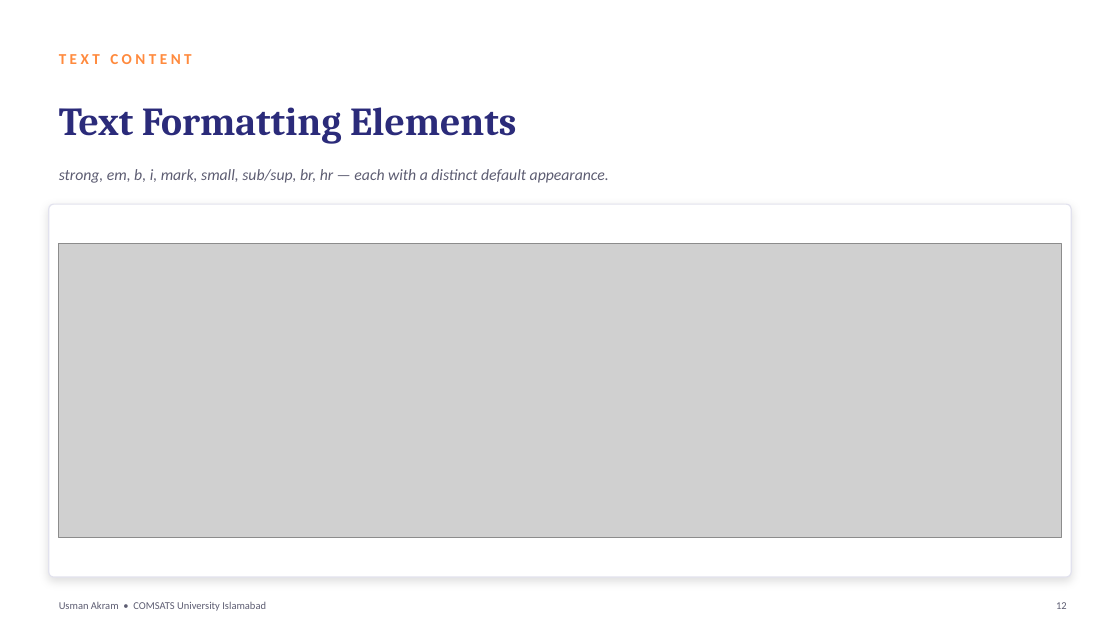
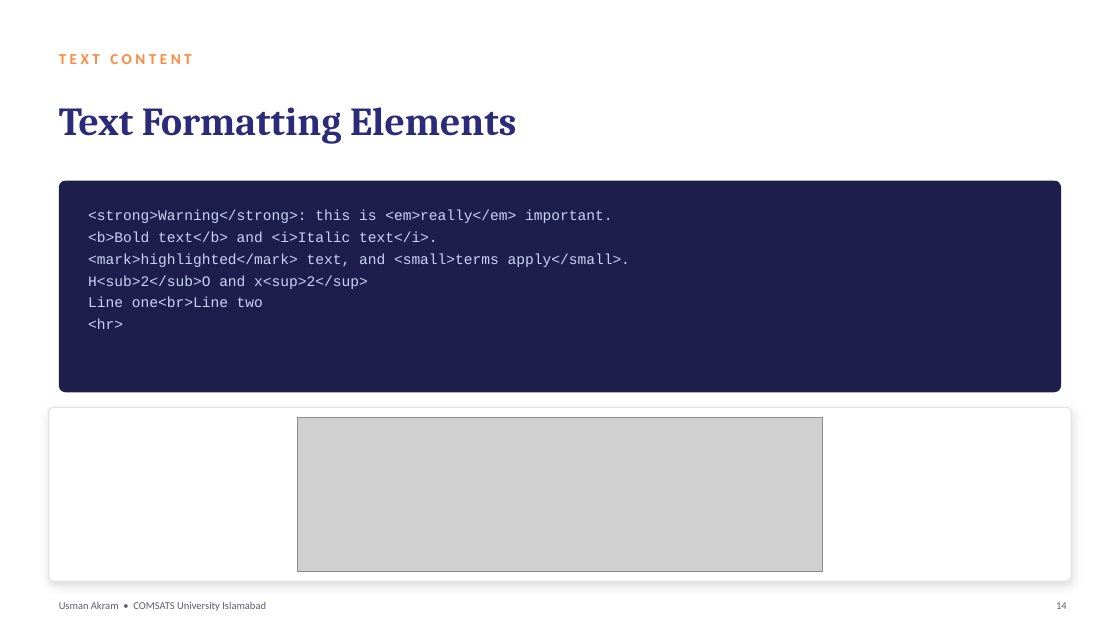
Before and after one commit to mua22/mern-web-book, a slide deck: slide 14 of slides/CSC336-Lecture-03-HTML-and-HTML5-Fundamentals.pptx (slide 12 before the commit). Drawn at 1120x630 pixels with LibreOffice and Linux fonts; fonts in the diff are those of the drawing; grey boxes stand for pictures. Boxes give left, top, right and bottom in pixels: in the first picture for what was removed or moved away, otherwise in the second. Text is boxed around its words. In the diff, an @@ line names an element or a change of style, - is before the commit and + after.

```diff
--- a/slides/CSC336-Lecture-03-HTML-and-HTML5-Fundamentals.pptx
+++ b/slides/CSC336-Lecture-03-HTML-and-HTML5-Fundamentals.pptx
@@ text removed at [59, 169, 609, 183] @@
-strong, em, b, i, mark, small, sub/sup, br, hr — each with a distinct default appearance.
@@ rounded rectangle added at [59, 181, 1061, 392], fill #1E1E4C @@
@@ text added at [88, 209, 630, 329], 12.5 pt, text #C9D3F5 @@
+<strong>Warning</strong>: this is <em>really</em> important.
+<b>Bold text</b> and <i>Italic text</i>.
+<mark>highlighted</mark> text, and <small>terms apply</small>.
+H<sub>2</sub>O and x<sup>2</sup>
+Line one<br>Line two
+<hr>
@@ rounded rectangle: place and size @@
-rounded rectangle at [49, 204, 1071, 577]
+rounded rectangle at [49, 408, 1071, 581]
@@ rounded rectangle at [49, 408, 1071, 581]: proportions changed @@
@@ picture: place and size @@
-picture at [59, 244, 1061, 538]
+picture at [297, 418, 823, 571]
@@ text at [1056, 602, 1067, 609]: text changed @@
-12
+14
```
Also in this commit, not shown: 15 other slides changed, 14 slides added, 9 slides removed, 8 other files.
